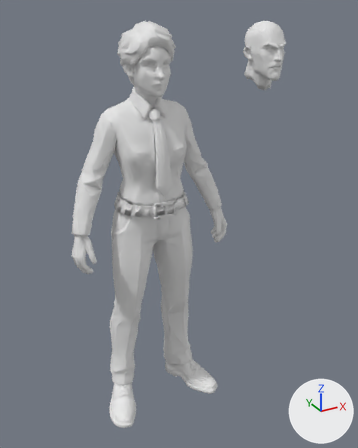
Before and after pictures for a commit that changed the Blender file ASSETS/MODELS/fit/HEAD_EDIT_FEMALE.blend.
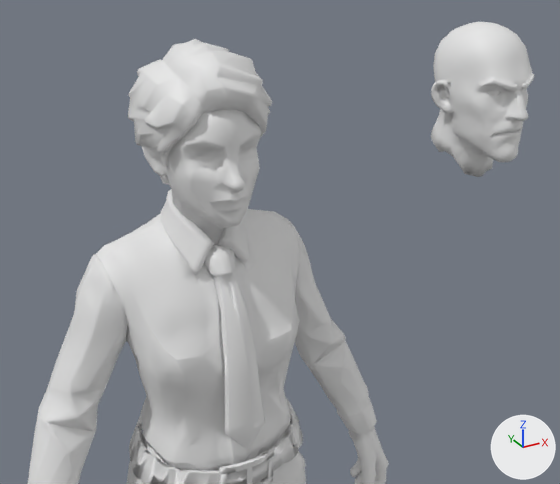
There are two pictures of each version: one whole from a 50 mm camera at (-0.485, -1.005, 1.01) aimed at (0.071, 0.006, 0.504), one close up from a 50 mm camera at (-0.261, -0.598, 1.088) aimed at (0.066, -0.002, 0.79). Every picture has the same lights, and +X, +Y and +Z are marked at lower right. The older version's two pictures come first.

Objects in the first close-up: 'Body_Hair', 'Body_Hands', 'Body_Head', 'Body_Head_Male', 'Outfit_Belt', 'Outfit_Buckle', 'Outfit_Shirt', 'Outfit_Tie', 'Outfit_Trousers'.
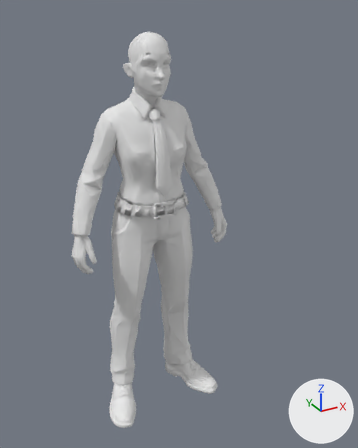
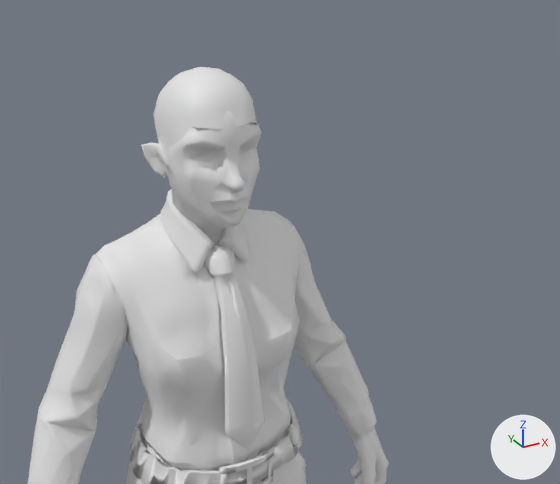
Changed parts and their boxes (x1, y1, x2, y2) in the close-ups (560 x 484 px):
'Body_Head_Male', reshaped: before (431, 21, 534, 177); after (154, 67, 256, 165)
'Body_Hair', hidden: before (128, 39, 272, 187)
part 1 of me_body_head_002, deleted: before (431, 21, 534, 177)
part 2 of me_body_head_002, added: after (154, 67, 256, 165)

The edits, one by one:
me_body_head_002 is used by ob_body_head_male; location (0.3, 0.0, 0.0).
me_body_head_002 had 2328 vertices, 4748 faces and spanned x -0.05..0.05, y -0.069..0.051, z 0.821..0.979.
me_body_head_002 now has 281 vertices, 502 faces and spans x -0.341..-0.255, y -0.04..0.059, z 0.823..0.96.
me_body_head_002 part 1: 2328 vertices removed from x -0.05..0.05, y -0.069..0.051, z 0.821..0.979.
me_body_head_002 part 2: 281 vertices added at x -0.341..-0.255, y -0.04..0.059, z 0.823..0.96.
Object 'Body_Hair' (ob_body_hair) is now hidden.
